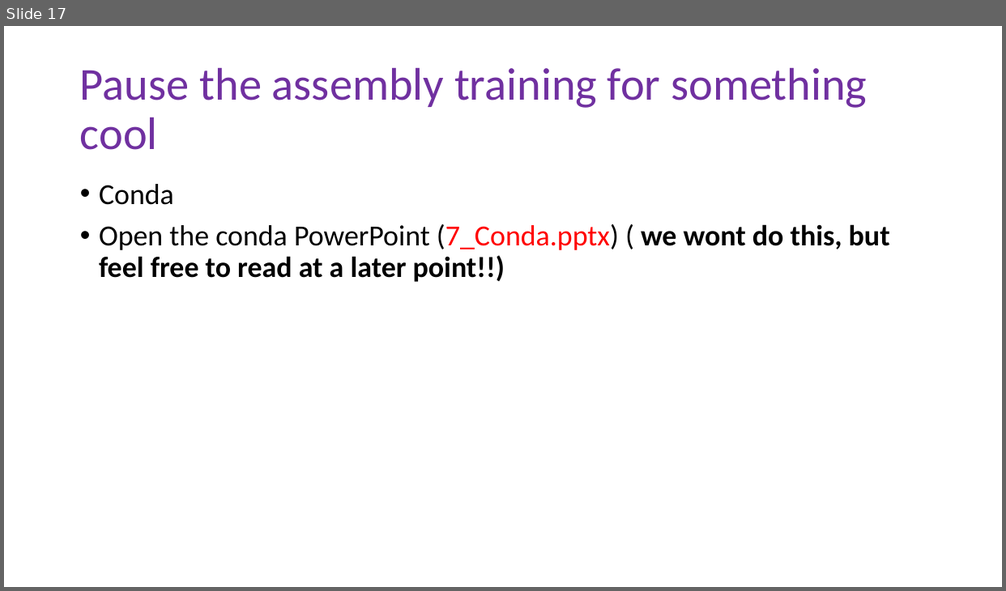
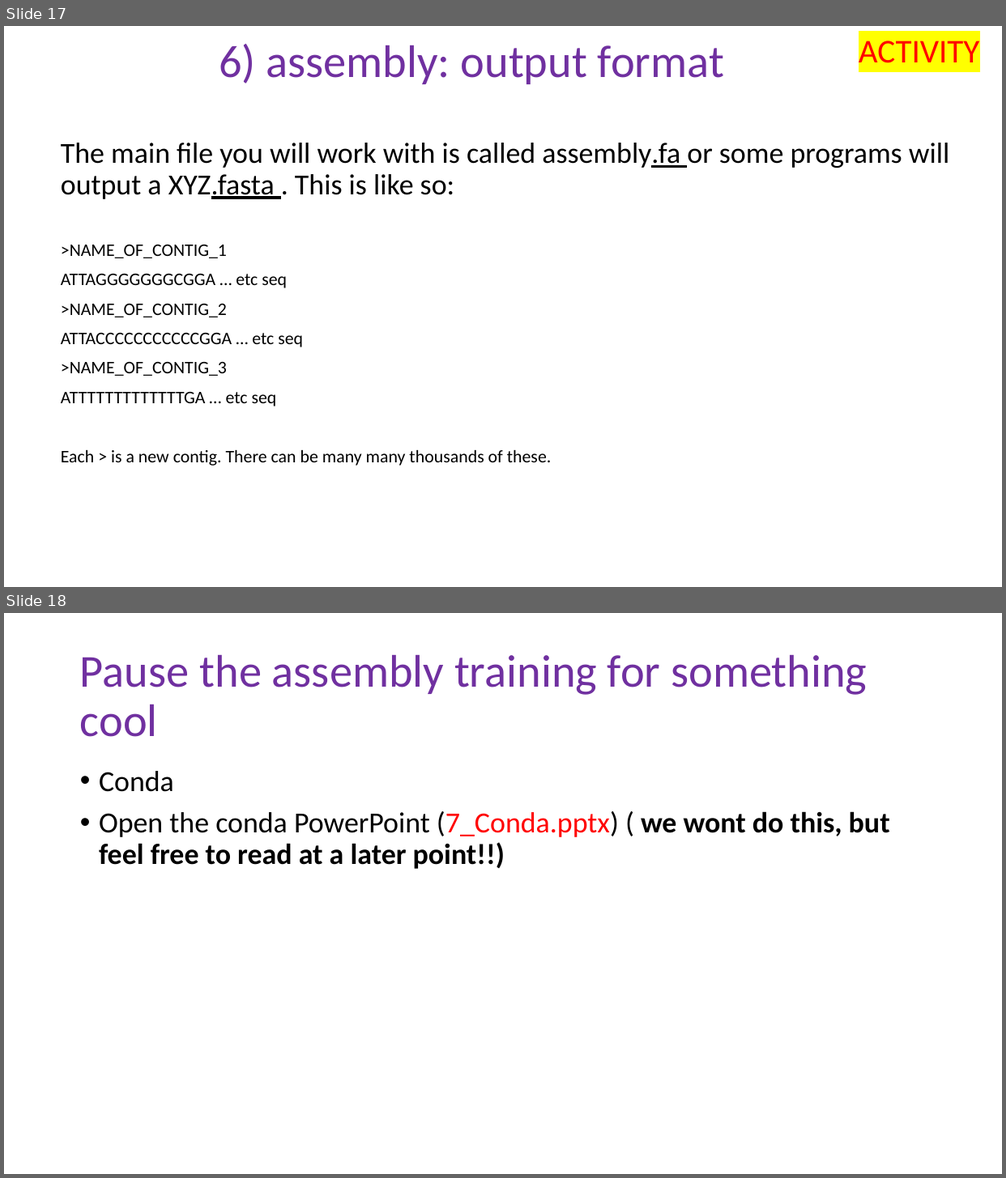
Before and after one commit to peterthorpe5/genome_assembly_workshop, a slide deck: powerpoint/6_assembly.pptx. Shown one above the other, each under a label of ours: slide 17 before the commit, slides 17 and 18 after it. The pictures are 1006x591 and 1006x1178 pixels, drawn with LibreOffice and Linux fonts; fonts in the diff are those of the drawing. Boxes give left, top, right and bottom in pixels: in the first picture for what was removed or moved away, otherwise in the second. Text is boxed around its words. In the diff, an @@ line names an element or a change of style, - is before the commit and + after.

Commit message:
fa format added

```diff
--- a/powerpoint/6_assembly.pptx
+++ b/powerpoint/6_assembly.pptx
@@ slide 17 added at <box>4,26,1002,587</box>, background #FFFFFF @@
@@ title added at <box>219,44,724,84</box>, 44 pt, text #7030A0 @@
+6) assembly: output format
@@ text added at <box>859,41,979,63</box>, 32 pt, text #FF0000 @@
+ACTIVITY
@@ text added at <box>61,143,949,466</box>, 17 pt, text #000000 @@
+The main file you will work with is called assembly.fa or some programs will output a XYZ.fasta . This is like so:
+>NAME_OF_CONTIG_1
+ATTAGGGGGGGCGGA … etc seq
+>NAME_OF_CONTIG_2
+ATTACCCCCCCCCCCGGA … etc seq
+>NAME_OF_CONTIG_3
+ATTTTTTTTTTTTTGA … etc seq
+Each > is a new contig. There can be many many thousands of these.
@@ what was slide 17 is now slide 18 @@
```
